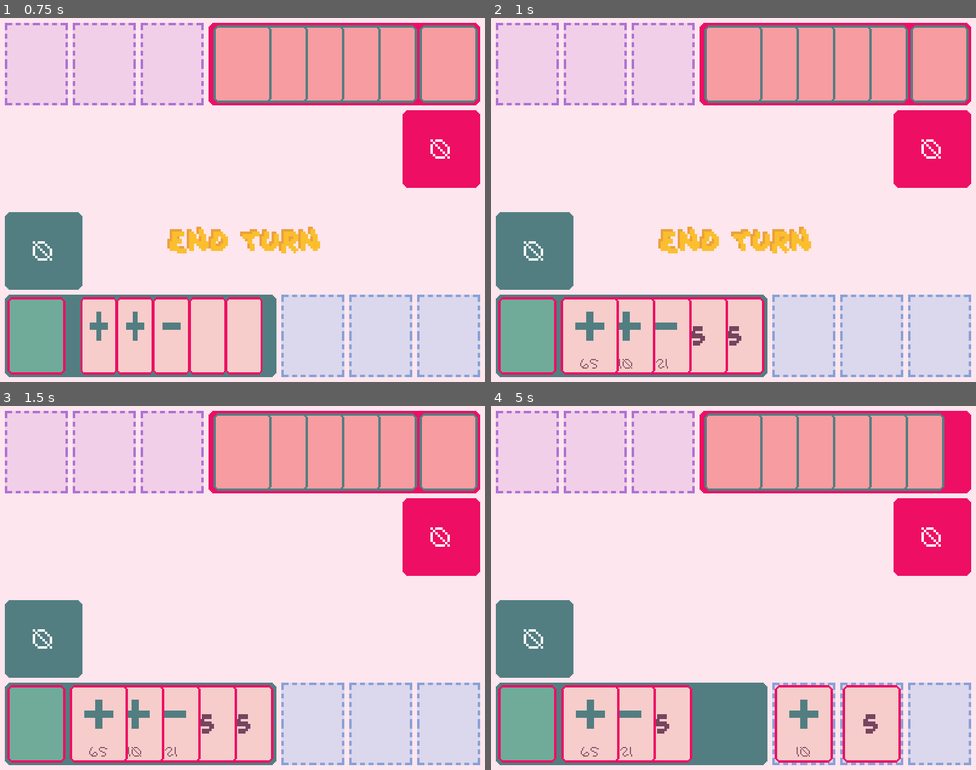
Above: before the commit, frames 1-4 (two rows, left to right).
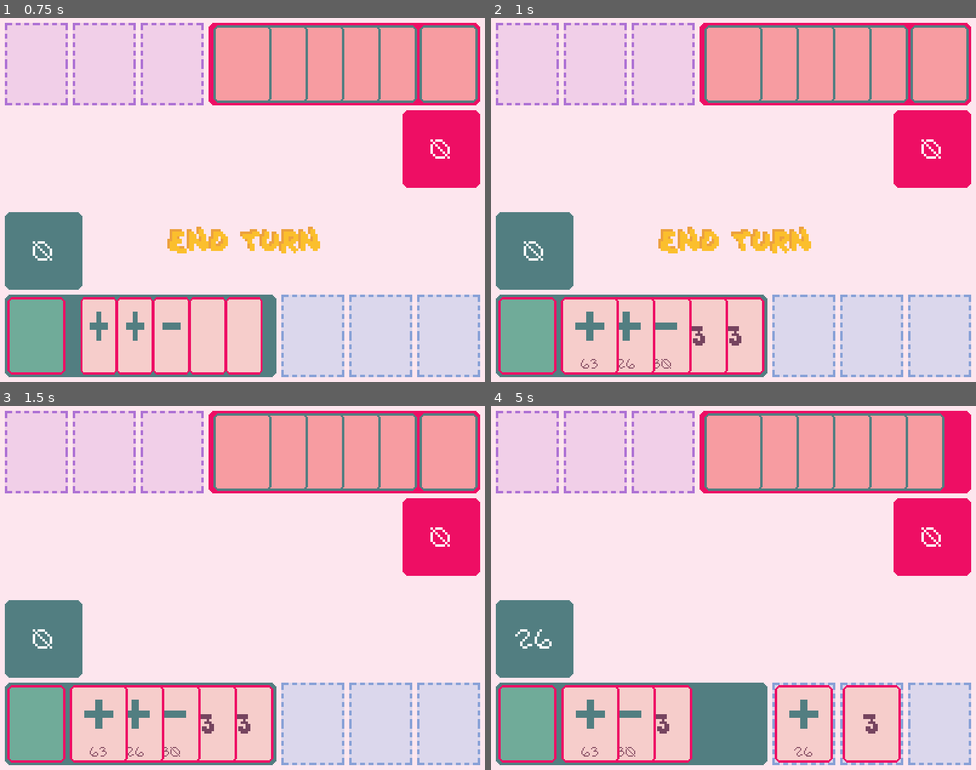
Above: after the commit, the same moments.

Repository: ajulo-awow/shifty_shuffle_new
Game: Godot game, scene res://scenes/menus/start_menu.tscn
Two runs of this game, one before a commit and one after it. Both use one fixed random seed, a clock stepped at 60 frames per second and the inputs below.
Inputs (mouse positions are in pixels of both pictures, inside the frame that each line leads up to):
- Up to frame 1 (0.75 s): click (242, 280) at 0.5 s
- Up to frame 2 (1 s): no input
- Up to frame 3 (1.5 s): click "END TURN" at 1.25 s
- Up to frame 4 (5 s): tap Enter at 2 s; drag from (733, 722) to (588, 722) at 2.02 s; drag from (699, 722) to (869, 722) at 2.77 s; move the mouse to (665, 722) at 3.52 s; click (665, 722) at 3.67 s; tap Space at 4.25 s; drag from (626, 722) to (806, 722) at 4.27 s

Frame 1 is identical in both runs. In frame 2, 0.2% of the frame differs, in the area x 18-52%, y 84-97%; in frame 3, 0.2%; in frame 4, 0.3%, in the area x 5-80%, y 61-97%.
Error in both runs: Invalid access to property or key 'position' on a base object of type 'null instance'. (res://scripts/managers/turn_manager.gd:66)

Commit message:
feat: points add or subtract when placed in slot

Diff:
--- a/scenes/managers/game_manager.tscn
+++ b/scenes/managers/game_manager.tscn
@@ -137,8 +137,9 @@
 theme_override_colors/font_color = Color(0.984314, 0.74902, 0.176471, 1)
 text = "END TURN"
 
-[node name="card_manager" type="Node2D" parent="."]
+[node name="card_manager" type="Node2D" parent="." node_paths=PackedStringArray("points_manager_ref")]
 script = ExtResource("8_ssqxr")
+points_manager_ref = NodePath("../points_manager")
 
 [node name="player_card_slots" type="Node2D" parent="."]
 
--- a/scripts/managers/card_manager.gd
+++ b/scripts/managers/card_manager.gd
@@ -5,6 +5,8 @@
 var is_hovering_on_card
 @onready var player_hand_ref: Node2D = $"../player_hand"
 @onready var input_manager_ref: Node2D = $"../input_manager"
+var card_database_ref = preload("res://scripts/managers/card_database.gd").new()
+@export var points_manager_ref : PointsManager
 #
 const COLL_MASK_CARD = 1
 const COLL_MASK_CARD_SLOT = 2
@@ -17,6 +19,7 @@
 	screen_size = get_viewport_rect().size
 	#
 	input_manager_ref.connect("lmb_released", on_left_click_released)
+	#
 
 
 func _process(_delta: float) -> void:
@@ -48,12 +51,14 @@
 	var card_slot_found = raycast_check_for_card_slot()
 	#
 	if card_slot_found and not card_slot_found.card_in_slot:
+		#
 		if card_being_dragged.card_type == "type_number":
 			print("number")
 		if card_being_dragged.card_type == "type_add":
 			print("add")
+			points_manager_ref.player_points += card_being_dragged.card_points
 		if card_being_dragged.card_type == "type_sub":
-			print("sub")
+			points_manager_ref.opp_points -= card_being_dragged.card_points
 		#
 		player_hand_ref.remove_card_from_hand(card_being_dragged)
 		#
--- a/scripts/managers/points_manager.gd
+++ b/scripts/managers/points_manager.gd
@@ -1,4 +1,12 @@
 class_name PointsManager
 extends Node
 #
-var points: int = 0
+var player_points: int = 0
+var opp_points: int = 0
+@onready var player_points_label: Label = $"../UI/player_points"
+@onready var opp_points_label: Label = $"../UI/opp_points"
+
+
+func _process(delta: float) -> void:
+	player_points_label.text = str(player_points)
+	opp_points_label.text = str(opp_points)
--- a/scripts/objects/deck.gd
+++ b/scripts/objects/deck.gd
@@ -38,18 +38,18 @@
 	#
 	var card_scene = preload(CARD_SCENE_PATH)
 	var new_card = card_scene.instantiate()
-	#var number_card_value = card_database_ref.CARDS["number_card"][0]
+	# card points
+	new_card.card_points = card_database_ref.CARDS[card_drawn_name][1]
 	# number display
 	new_card.get_node("number_number").text = str(card_database_ref.CARDS[card_drawn_name][0])
 	new_card.get_node("special_number").text = str(card_database_ref.CARDS[card_drawn_name][1])
-	# card type
-	new_card.card_type = card_database_ref.CARDS[card_drawn_name][2]
 	# weighted rng
 	var weighted_rng = randf()
 	#print(random)
 	# likelihood of being instantiated into hand
 	# 70%, number card
 	if weighted_rng < 0.3:
+		# card type
 		new_card.card_type = "type_number"
 		if new_card.card_type == "type_number":
 			# number label visibility
